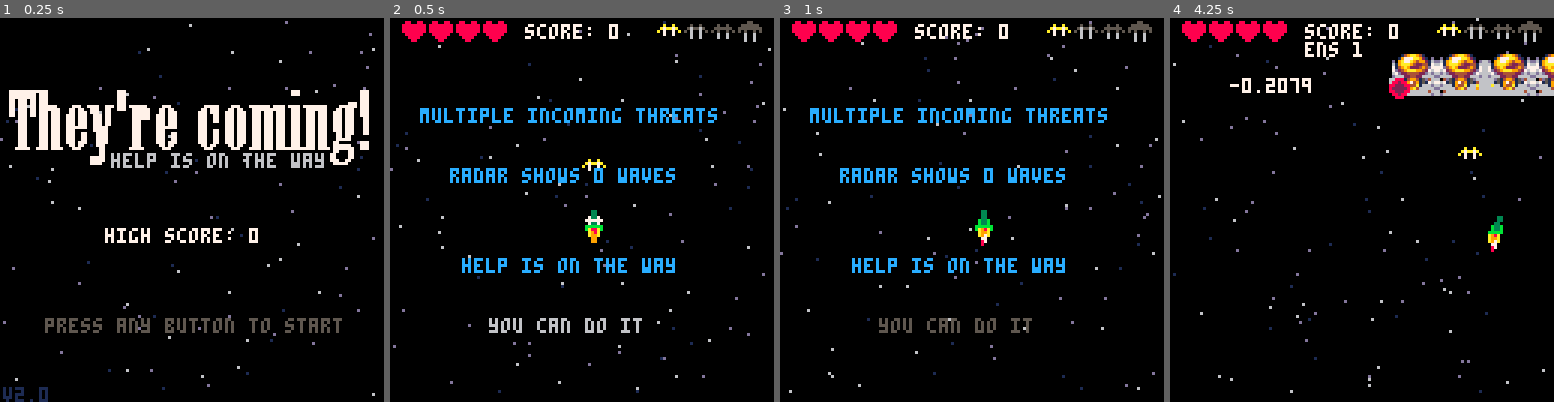
Above: before the commit, frames 1-4 (left to right).
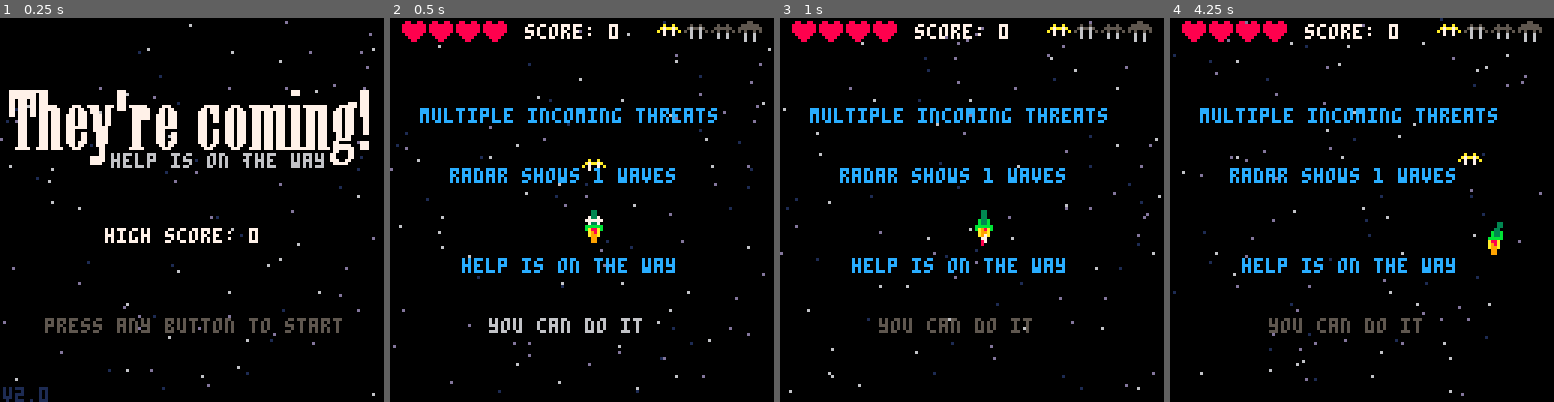
Above: after the commit, the same moments.

Repository: mathyousee/theyre-coming-p8
Game: PICO-8 cartridge theyrecoming.p8
Two runs of this game, one before a commit and one after it. Both use one fixed random seed, a clock stepped at 60 frames per second and the inputs below.
Inputs:
- Up to frame 1 (0.25 s): no input
- Up to frame 2 (0.5 s): tap X (X key) at 0.33 s
- Up to frame 3 (1 s): tap O (Z key) at 0.7 s
- Up to frame 4 (4.25 s): tap X (X key) at 1.07, 1.85, 2.97, 4.08 s; hold Right 1.6-2.1 s; tap O (Z key) every 0.4 s from 1.7 to 4.1 s; hold Up 2.15-2.42 s; hold Right 2.47-3.03 s; hold Left 3.08-3.58 s; hold Down 3.63-3.97 s; hold Right from 4.02 s (still down)

Frame 1 is identical in both runs. In frame 2, less than 0.1% of the frame differs, in the area x 53-56%, y 39-43%; in frame 3, less than 0.1%; in frame 4, 10%, in the area x 0-100%, y 0-99%.

Commit message:
adding boss logic and sprites

Diff:
--- a/theyrecoming.p8
+++ b/theyrecoming.p8
@@ -6,10 +6,12 @@
 
 --todo
 ------
+--add boss shots
 --game win screen
 --win music 7
 --add boss
 --difficulty curve
+--fix bossbit location lag
 
 function _init()
  _update=update_splash
@@ -25,6 +27,7 @@
  shwaves={}
  ebuls={}
  bombs={}
+ chutes={}
 --  add(bombs,{x=64,y=64,r=10,t=0,tr=50,c=7})
  initstarfield()
  initweapons()
@@ -39,11 +42,12 @@
  l=1
  lsm=0
  initplayer()
+ finalwave=false
  pb={}
  set_pweapon(1) --player active weapon
  sw={q=2,d=10} --secondary weapon
  score=0 --score
- lleft=0
+ lleft=1
  enemies={}
  flashes={}
  pb={}
@@ -55,17 +59,19 @@
 function init_level()
  lsm+=.2
  enemies={}
+ if lleft==0 then finalwave=true end
 
 -- add(powerups,{x=30,y=30,sp=19,sw=8,utype="pw",id=3})
 -- add(powerups,{x=50,y=50,sp=21,sw=8,utype="sq",id=3})
 -- add(powerups,{x=90,y=90,sp=22,sw=8,utype="life"})
- if lleft>0 then
+ if not finalwave then
   nextenemy=30
   levelcountdown=120
  else
   --battle the boss
   spawn_bossbits()
   boss.hidden=false
+  spawn_chutes()
   levelcountdown=100
  end
  --mytest=mkobj({s=pw.s,x=p.x,y=p.y})
@@ -143,7 +149,7 @@
      explode(i.x+4,i.y+4,4)
      add(flashes,{x=b.x,y=b.y,r=1,dr=1,mr=3})
 
-     if b.en==1 then
+     if b.en==5 then
       gen_powerup(b.x,b.y)
      end
 
@@ -200,7 +206,7 @@
  for i in all (enemies) do
   animate(i)
 
-  if i.en==2 and not i.moved then
+  if i.en==4 and not i.moved then
    if flr(i.y)>flr(p.y) then
     if i.x < p.x then i.dx=3 end
     if i.x > p.x then i.dx=-3 end
@@ -231,9 +237,9 @@
    --reset weapon
    set_pweapon(1)
    sfx(1)
-   if i.en>2 then
-    del(enemies,i)
-   end
+   --if i.en!=5 then
+   -- del(enemies,i)
+   --end
   end
  end
 
@@ -361,8 +367,9 @@
  if nextenemy<=0 then
    local myrand=ceil(rnd(5))
    local newenemy=etypes[myrand]
+
    local mydx=0
-   if myrand==4 then mydx=boss.dx end
+--   if myrand==4 then mydx=boss.dx end
 
    add(enemies,
     {
@@ -391,8 +398,8 @@
 
  boss=
   {
-   x=75,
-   y=10,
+   x=81,
+   y=8,
    dx=0,
    dy=0,
    s=199,
@@ -414,8 +421,8 @@
 function spawn_bossbits()
  add(enemies,
   {
-   x=boss.x+8,
-   y=boss.y+10,
+   x=boss.x+12,
+   y=boss.y+4,
    dx=boss.dx,
    dy=boss.dy,
    s=164,
@@ -426,12 +433,71 @@
    smax=164,
    hp=50,
    en=7,
-   san={161,162,163,164,163,162},
+   san={146,146,146,147,147,147,148,148,148,149,149,149},
    can=1,
    bossbit=1
   }
  )
 
+ add(enemies,
+  {
+   x=boss.x+12,
+   y=boss.y+4,
+   dx=boss.dx,
+   dy=boss.dy,
+   s=164,
+   sw=8,
+   sh=8,
+   swc=6,
+   smin=164,
+   smax=164,
+   hp=50,
+   en=7,
+   san={148,148,148,149,149,149,146,146,146,147,147,147},
+   can=1,
+   bossbit=2
+  }
+ )
+
+ add(enemies,
+  {
+   x=boss.x+12,
+   y=boss.y+4,
+   dx=boss.dx,
+   dy=boss.dy,
+   s=164,
+   sw=8,
+   sh=8,
+   swc=6,
+   smin=164,
+   smax=164,
+   hp=50,
+   en=7,
+   san={147,147,147,146,146,146,149,149,149,148,148,148},
+   can=1,
+   bossbit=3
+  }
+ )
+
+ add(enemies,
+  {
+   x=boss.x+12,
+   y=boss.y+4,
+   dx=boss.dx,
+   dy=boss.dy,
+   s=164,
+   sw=8,
+   sh=8,
+   swc=6,
+   smin=164,
+   smax=164,
+   hp=50,
+   en=7,
+   san={149,149,149,148,148,148,147,147,147,146,146,146},
+   can=1,
+   bossbit=4
+  }
+ )
 end
 
 function do_boss()
@@ -447,7 +513,64 @@
 end
 
 function move_bossbit(bit)
- bit.x=boss.x
+ local xoffset=(bit.bossbit-1)*16+5
+ bit.x=boss.x+xoffset
+end
+
+function do_chutes()
+ for i in all (chutes) do
+  i.x=boss.x+3+(i.chute-1)*16
+
+  --count down to next open
+  if not isopen then i.nextopen-=1 end
+
+  --open if it's time
+  if not i.isopen and i.nextopen<=0 then
+   i.san={176,176,177,177,178,178,179,179,180,180,180,180}
+   i.isopen=true
+   i.nextclose=90
+  end
+
+  --animate open/close
+  if i.isopen==true then
+   i.nextclose-=1
+
+   --add enemy before closing
+   if i.nextclose==20 then
+    --randomze this
+    local newenemy=etypes[1]
+    add(enemies,
+    {
+     x=i.x,
+     y=i.y+2,
+     dx=0,
+     dy=newenemy.dy,
+     s=newenemy.s,
+     sw=newenemy.sw,
+     swc=6,
+     smin=newenemy.smin,
+     smax=newenemy.smax,
+     hp=newenemy.hp,
+     en=1,
+     san=newenemy.san,
+     can=1
+    }
+   )
+   end
+
+   if i.nextclose==0 then
+    i.can=1
+    i.san={179,179,178,178,177,177,176,176}
+    i.nextopen=60
+   end
+   if i.can<#i.san then
+    animate(i)
+   else
+    if i.isopen and i.nextopen>0 then i.isopen=false end
+   end
+  end
+
+ end
 end
 
 function explode(expx,expy,expspread)
@@ -584,14 +707,16 @@
 
 function drawenemies()
  for i in all (enemies) do
-  if not i.hidden then drawsprite(i) end
+  if not i.hidden then
+   drawsprite(i)
+  end
  end
 end
 
 function draw_boss()
  drawsprite(boss)
  if boss then
-  print(boss.dx,20,20,7)
+  --print(boss.dx,20,20,7)
  end
 end
 
@@ -719,7 +844,11 @@
  end
 end
 
-
+function drawchutes()
+ for mychute in all (chutes) do
+  drawsprite(mychute)
+ end
+end
 -->8
 --update states
 
@@ -730,12 +859,13 @@
  pshoot()
  pflame()
  animatestars()
+ do_boss()
+ do_chutes()
  do_enemies()
- do_boss()
  up_bombs()
  detectpow()
  if levelcountdown>=0 then
-  if lleft>0 then
+  if not finalwave then
    levelcountdown-=1
    spawnenemies()
   end
@@ -824,6 +954,7 @@
  if boss then draw_boss() end
  drawp()
  drawhud()
+ drawchutes()
  drawenemies()
  do_shwaves()
  do_particles()
@@ -929,11 +1060,11 @@
 function initetypes()
  etypes={}
 
- add(etypes,{en=5,s=25,dx=.15,dy=1.5,sw=7,sh=7,hp=10,san={25,25,25,25,26,26,26,26,27,27,27,27,28,28,28,28}})
- add(etypes,{en=4,s=184,dx=-.15,dy=3,sw=7,sh=7,hp=1,san={184,184,184,184,185,185,185,185,186,186,186,186,187,187,187,187}})
  add(etypes,{en=1,s=9,dx=0,dy=2,sw=7,hp=1,san={9,9,9,9,10,10,10,10,11,11,11,11,12,12,12,12}})
  add(etypes,{en=2,s=9,dx=0,dy=2.5,sw=7,hp=1,san={9,9,9,9,10,10,10,10,11,11,11,11,12,12,12,12}})
  add(etypes,{en=3,s=41,dx=0,dy=3.5,sw=7,hp=1,san={41,41,41,41,42,42,42,42,43,43,43,43,44,44,44,44}})
+ add(etypes,{en=4,s=184,dx=0,dy=3,sw=7,sh=7,hp=1,san={184,184,184,184,185,185,185,185,186,186,186,186,187,187,187,187}})
+ add(etypes,{en=5,s=25,dx=0,dy=1.5,sw=7,sh=7,hp=10,san={25,25,25,25,26,26,26,26,27,27,27,27,28,28,28,28}})
 end
 
 function mkobj(tmpl)
@@ -950,307 +1081,326 @@
  myobj.hp=tmpl.hp or 0 --hitpoints
  myobj.en=tmpl.en or 0 --enemy number
  myobj.san=tmpl.san or {myobj.s} --sprite animation pattern
-
+ myobj.can=myobj.s
  return myobj
 end
 
-…(300 lines of a section not shown)…
+function spawn_chutes()
+
+	for i=1,4 do
+
+	 local myobj=mkobj({y=boss.y+9,s=176})
+
+	 myobj.x=boss.x+4+(i-1)*16
+	 myobj.chute=i
+	 myobj.isopen=false
+	 myobj.nextopen=i*90
+	 myobj.can=1
+	 myobj.san={176}
+
+		add(chutes,myobj)
+
+	end
+
+end
+…(301 lines of a section not shown)…
Not shown, changed: 54 lines of the sprite sheet (__gfx__) section of theyrecoming.p8
